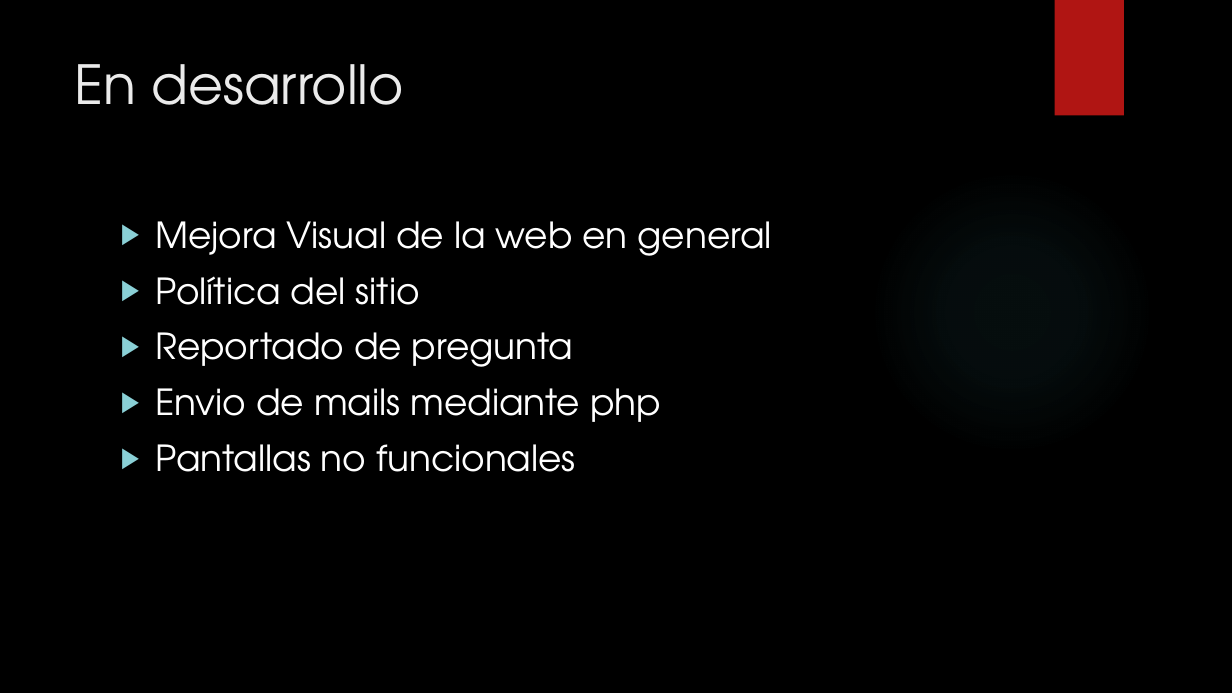
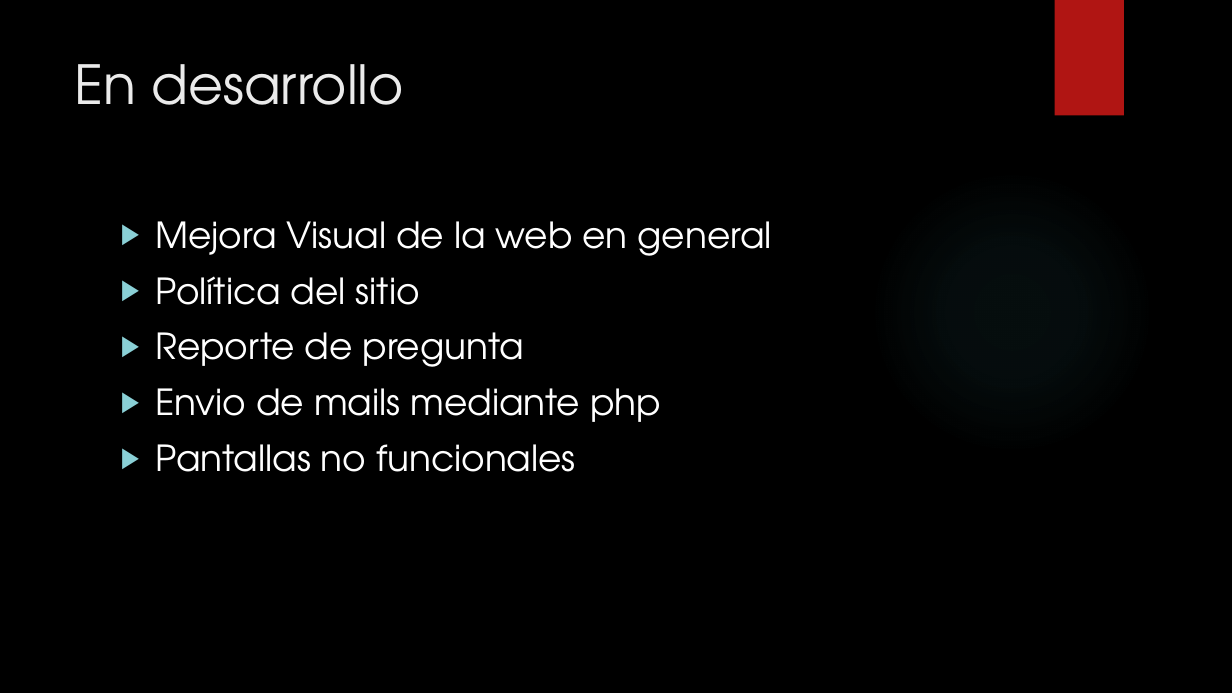
Before and after one commit to sitorzz/FastwerRepository, a slide deck: slide 9 of Presentación.pptx. Drawn at 1232x693 pixels with LibreOffice and Linux fonts; fonts in the diff are those of the drawing; background and template pictures are left out. Boxes give left, top, right and bottom in pixels: in the first picture for what was removed or moved away, otherwise in the second. Text is boxed around its words. In the diff, an @@ line names an element or a change of style, - is before the commit and + after.

```diff
--- a/Presentación.pptx
+++ b/Presentación.pptx
@@ text at [155, 332, 524, 367]: text changed @@
-▶ Reportado de pregunta
+▶ Reporte de pregunta
```
